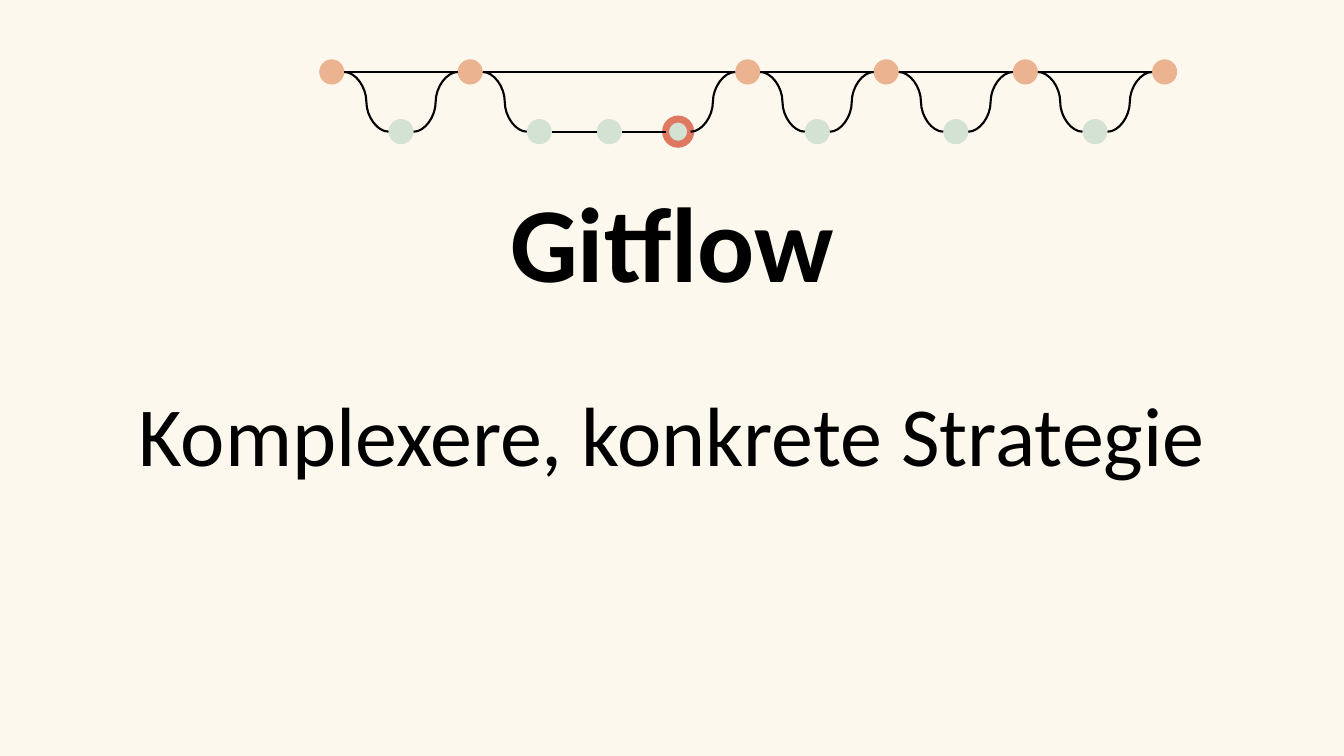
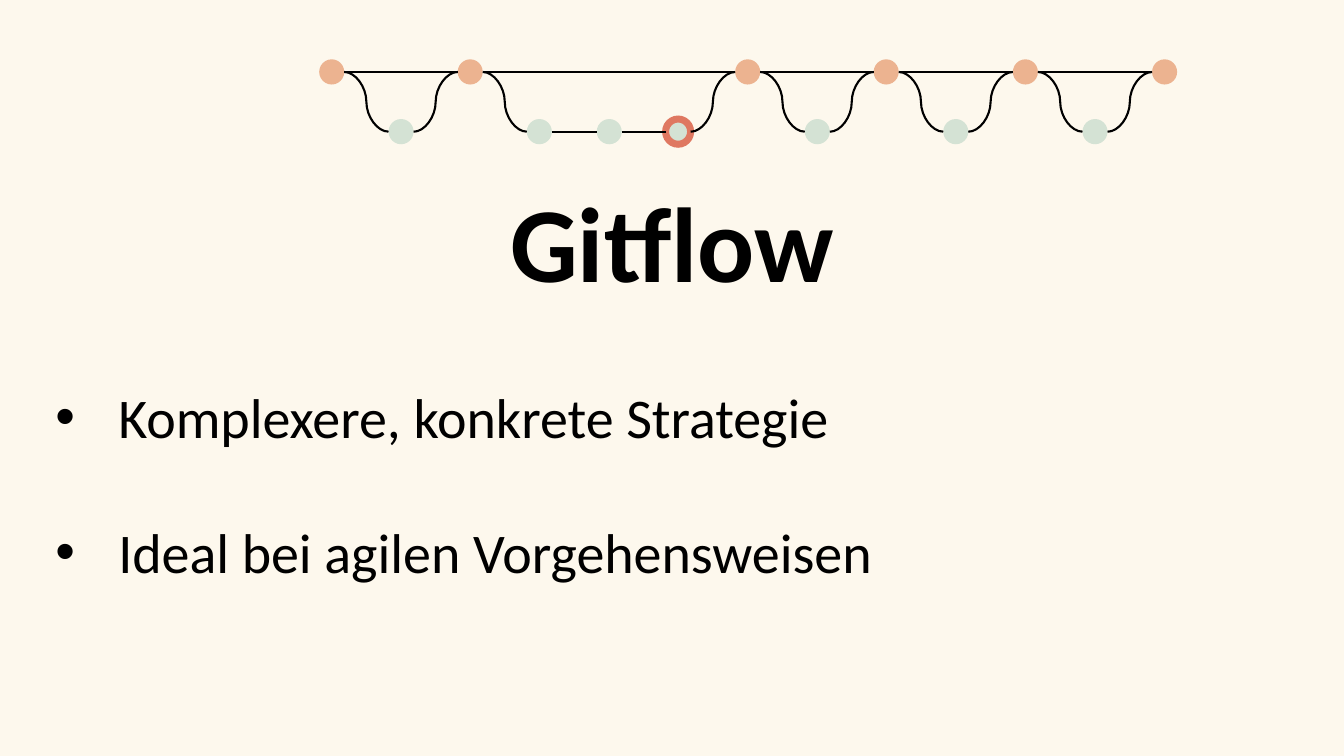
Before and after one commit to coloph0nius/SWEN, a slide deck: slide 8 of GITDesign.pptx (slide 13 before the commit). Drawn at 1344x756 pixels with LibreOffice and Linux fonts; fonts in the diff are those of the drawing; background and template pictures are left out. Boxes give left, top, right and bottom in pixels: in the first picture for what was removed or moved away, otherwise in the second. Text is boxed around its words. In the diff, an @@ line names an element or a change of style, - is before the commit and + after.

```diff
--- a/GITDesign.pptx
+++ b/GITDesign.pptx
@@ text at (x1=118, y1=399, x2=828, y2=448): size 60 to 40 pt in "Komplexere, konkrete Strategie"; alignment centre to left; bullet none to • @@
@@ text at (x1=118, y1=534, x2=872, y2=583): paragraph added @@
+• Ideal bei agilen Vorgehensweisen
```
Also in this commit, not shown: 9 other slides changed, 14 slides removed.
